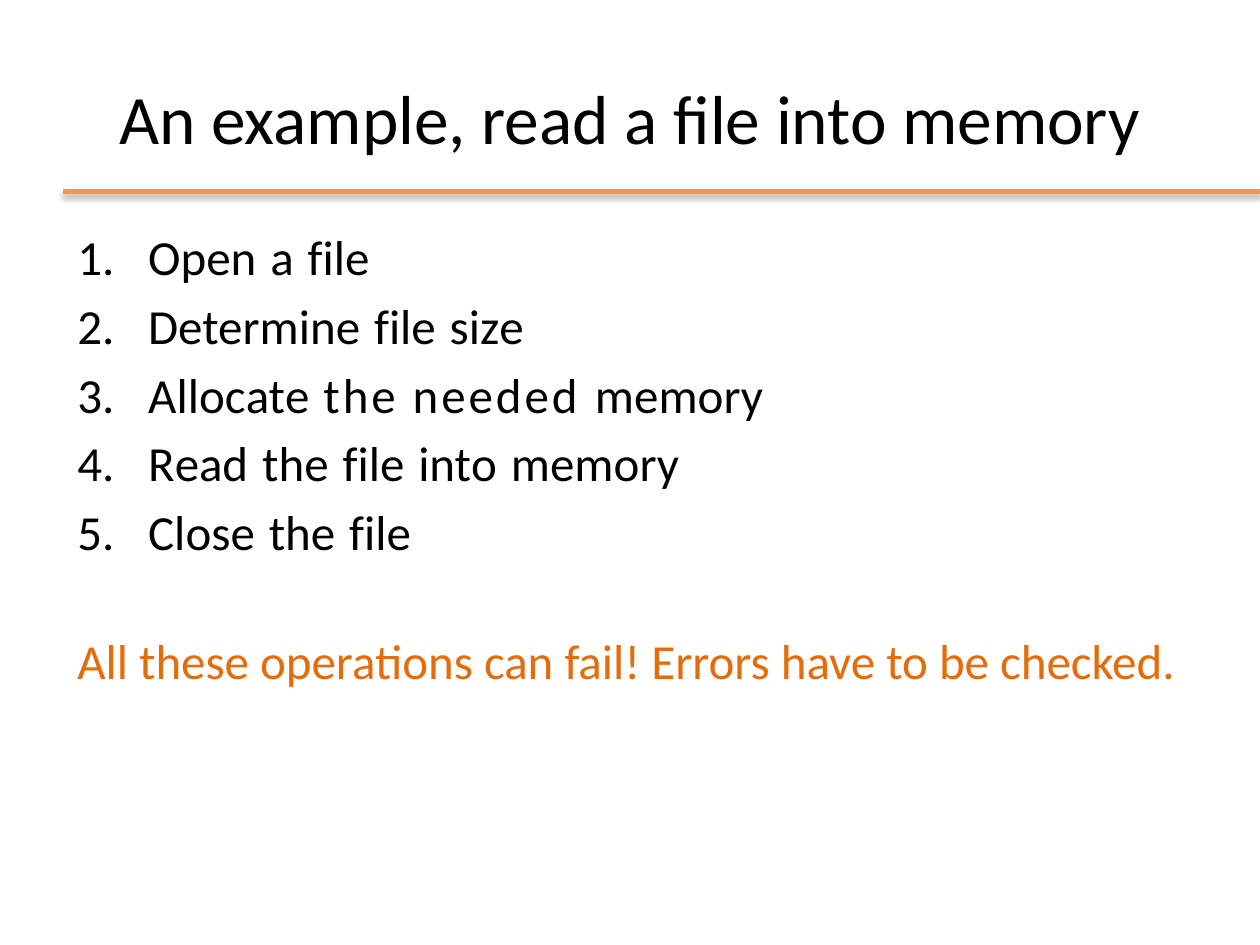
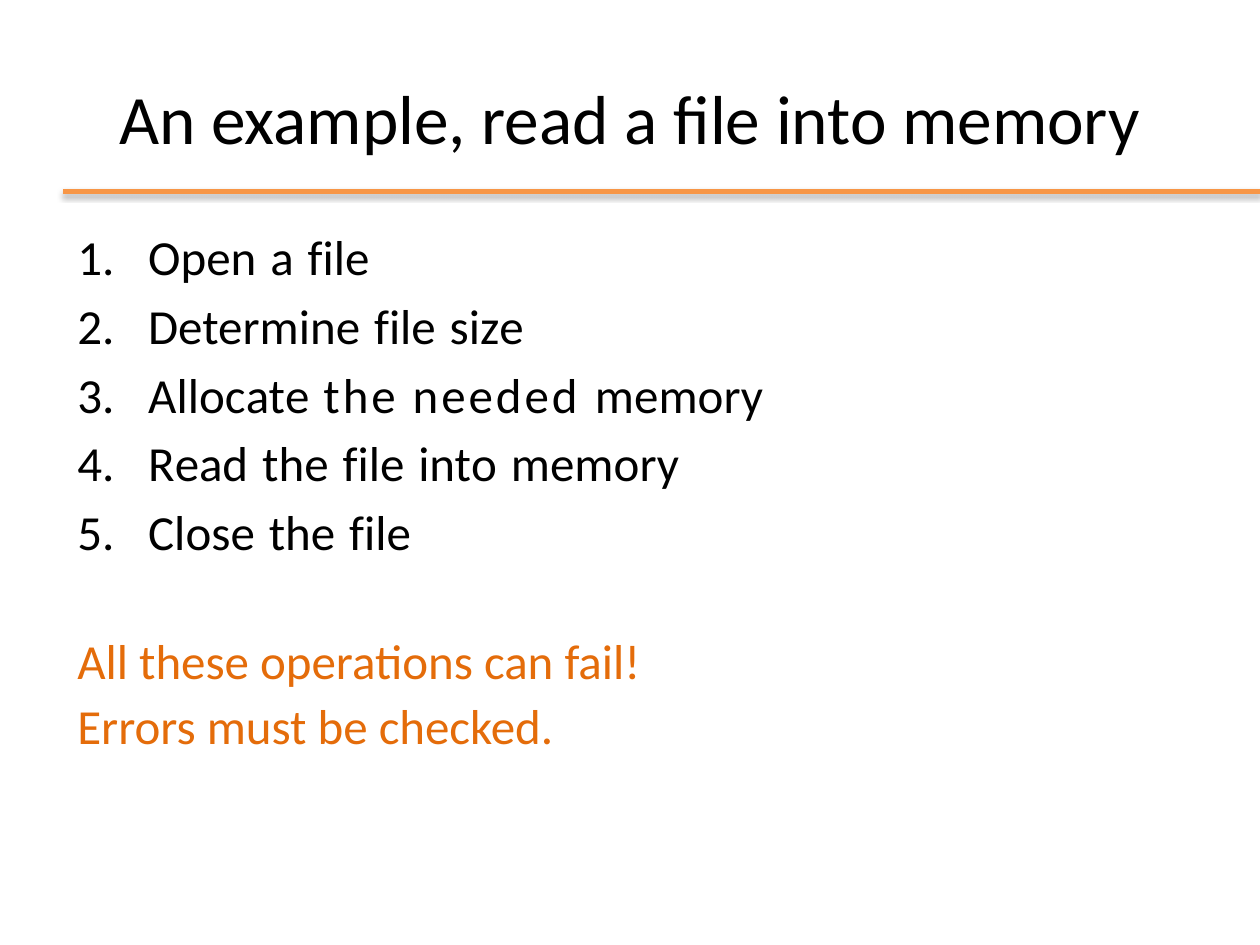
Before and after one commit to Andrea99-beep/ooprogramming, a slide deck: slide 4 of slides/ppt/06_Exceptions.pptx. Drawn at 1260x945 pixels with LibreOffice and Linux fonts; fonts in the diff are those of the drawing; background and template pictures are left out. Boxes give left, top, right and bottom in pixels: in the first picture for what was removed or moved away, otherwise in the second. Text is boxed around its words. In the diff, an @@ line names an element or a change of style, - is before the commit and + after.

```diff
--- a/slides/ppt/06_Exceptions.pptx
+++ b/slides/ppt/06_Exceptions.pptx
@@ text at [77, 645, 641, 745]: text changed @@
-All these operations can fail! Errors have to be checked.
+All these operations can fail!
+Errors must be checked.
```
Also in this commit, not shown: 4 other slides changed, 6 other files.
